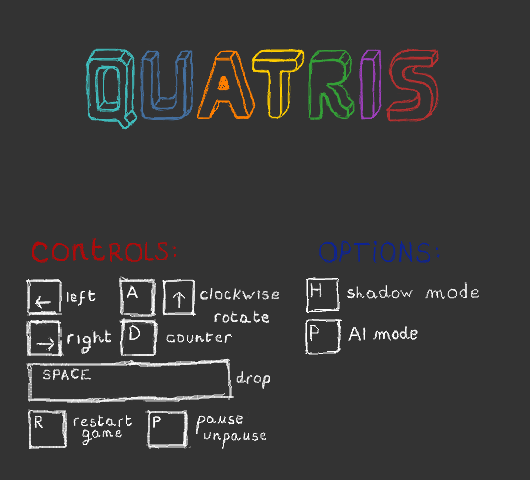
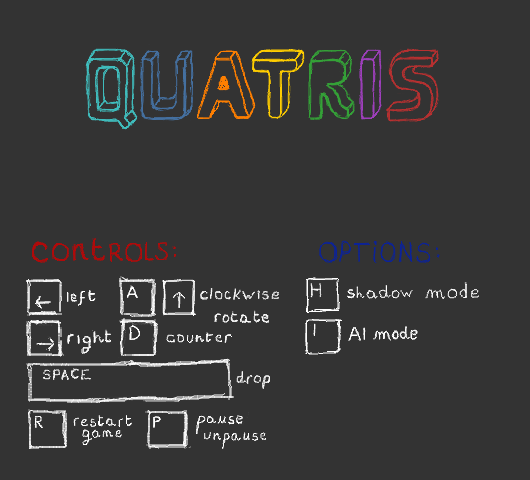
Layered file, before and after one edit (530×480). Changes by layer:
painted on "actualoptions" over [310, 323, 319, 341]
